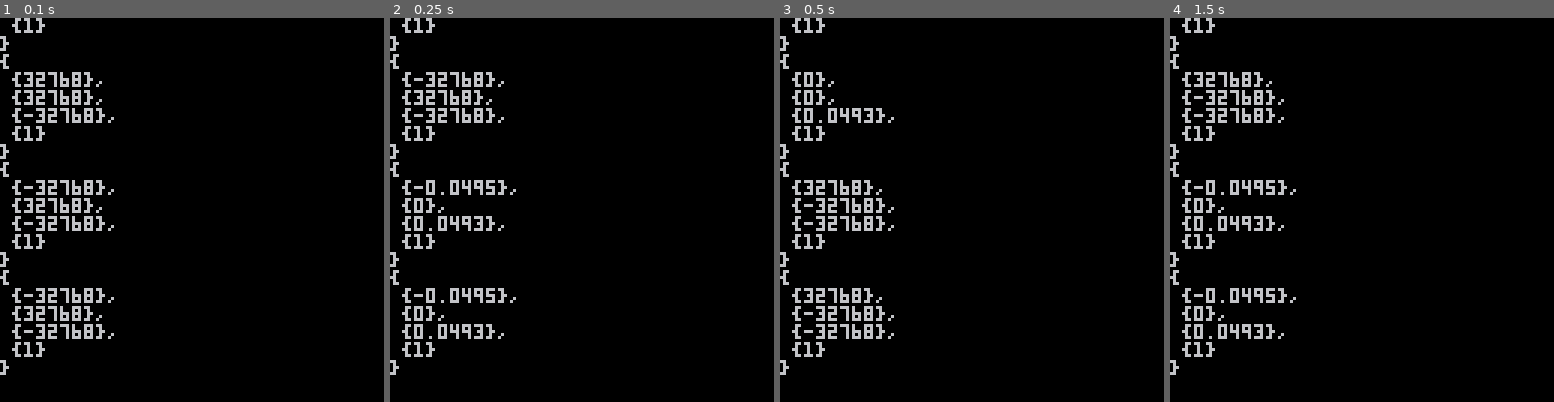
Above: before the commit, frames 1-4 (left to right).
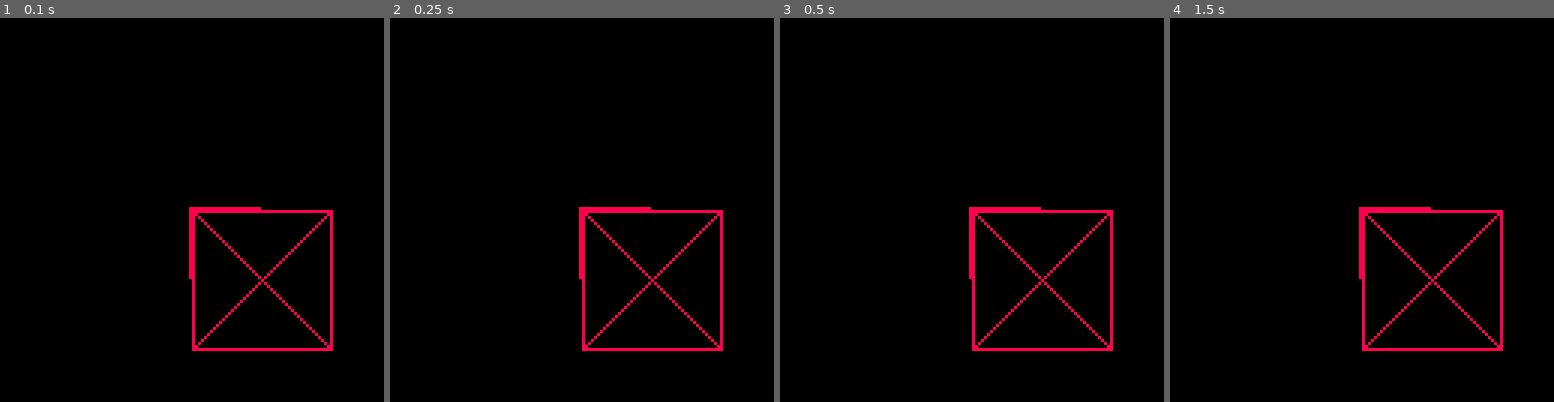
Above: after the commit, the same moments.

Repository: Alan-Cha/pico-8-3d-graphics-engine
Game: PICO-8 cartridge 3d-graphics.p8
Same seed, same stepped clock (60 frames per second), same inputs: the game is played once before the commit and once after it.
Inputs:
- Up to frame 1 (0.1 s): no input
- Up to frame 2 (0.25 s): no input
- Up to frame 3 (0.5 s): no input
- Up to frame 4 (1.5 s): no input

The runs differ from the first frame. In frame 1, 6.8% of the frame differs, in the area x 0-87%, y 0-93%; in frame 2, 6.4%; in frame 3, 6.3%; in frame 4, 6.4%.

Commit message:
Working perspective matrix

Diff:
--- a/3d-graphics.lua
+++ b/3d-graphics.lua
@@ -5,49 +5,51 @@
 
  perspective_matrix = create_perspective_matrix()
 
- cube = {
-  -- SOUTH
-		{ create_vector_matrix({ 0, 0, 0 }),    create_vector_matrix({ 0, 40, 0 }),    create_vector_matrix({ 40, 40, 0 }) },
-		{ create_vector_matrix({ 0, 0, 0 }),    create_vector_matrix({ 40, 40, 0 }),    create_vector_matrix({ 40, 0, 0 }) },
+ print_matrix(perspective_matrix)
 
-		-- EAST
-		{ create_vector_matrix({ 40, 0, 0 }),    create_vector_matrix({ 40, 40, 0 }),    create_vector_matrix({ 40, 40, 40 }) },
-		{ create_vector_matrix({ 40, 0, 0 }),    create_vector_matrix({ 40, 40, 40 }),    create_vector_matrix({ 40, 0, 40 }) },
+--  cube = {
+--   -- SOUTH
+-- 		{ create_vector_matrix({ 0, 0, 0 }),    create_vector_matrix({ 0, 1, 0 }),    create_vector_matrix({ 1, 1, 0 }) },
+-- 		{ create_vector_matrix({ 0, 0, 0 }),    create_vector_matrix({ 1, 1, 0 }),    create_vector_matrix({ 1, 0, 0 }) },
 
-		-- NORTH
-		{ create_vector_matrix({ 40, 0, 40 }),    create_vector_matrix({ 40, 40, 40 }),    create_vector_matrix({ 0, 40, 40 }) },
-		{ create_vector_matrix({ 40, 0, 40 }),    create_vector_matrix({ 0, 40, 40 }),    create_vector_matrix({ 0, 0, 40 }) },
+-- 		-- EAST
+-- 		{ create_vector_matrix({ 1, 0, 0 }),    create_vector_matrix({ 1, 1, 0 }),    create_vector_matrix({ 1, 1, 1 }) },
+-- 		{ create_vector_matrix({ 1, 0, 0 }),    create_vector_matrix({ 1, 1, 1 }),    create_vector_matrix({ 1, 0, 1 }) },
 
-		-- WEST
-		{ create_vector_matrix({ 0, 0, 40 }),    create_vector_matrix({ 0, 40, 40 }),    create_vector_matrix({ 0, 40, 0 }) },
-		{ create_vector_matrix({ 0, 0, 40 }),    create_vector_matrix({ 0, 40, 0 }),    create_vector_matrix({ 0, 0, 0 }) },
+-- 		-- NORTH
+-- 		{ create_vector_matrix({ 1, 0, 1 }),    create_vector_matrix({ 1, 1, 1 }),    create_vector_matrix({ 0, 1, 1 }) },
+-- 		{ create_vector_matrix({ 1, 0, 1 }),    create_vector_matrix({ 0, 1, 1 }),    create_vector_matrix({ 0, 0, 1 }) },
 
-		-- TOP
-		{ create_vector_matrix({ 0, 40, 0 }),    create_vector_matrix({ 0, 40, 40 }),    create_vector_matrix({ 40, 40, 40 }) },
-		{ create_vector_matrix({ 0, 40, 0 }),    create_vector_matrix({ 40, 40, 40 }),    create_vector_matrix({ 40, 40, 0 }) },
+-- 		-- WEST
+-- 		{ create_vector_matrix({ 0, 0, 1 }),    create_vector_matrix({ 0, 1, 1 }),    create_vector_matrix({ 0, 1, 0 }) },
+-- 		{ create_vector_matrix({ 0, 0, 1 }),    create_vector_matrix({ 0, 1, 0 }),    create_vector_matrix({ 0, 0, 0 }) },
 
-		-- BOTTOM
-		{ create_vector_matrix({ 40, 0, 40 }),    create_vector_matrix({ 0, 0, 40 }),    create_vector_matrix({ 0, 0, 0 }) },
-		{ create_vector_matrix({ 40, 0, 40 }),    create_vector_matrix({ 0, 0, 0 }),    create_vector_matrix({ 40, 0, 0 }) },
- }
+-- 		-- TOP
+-- 		{ create_vector_matrix({ 0, 1, 0 }),    create_vector_matrix({ 0, 1, 1 }),    create_vector_matrix({ 1, 1, 1 }) },
+-- 		{ create_vector_matrix({ 0, 1, 0 }),    create_vector_matrix({ 1, 1, 1 }),    create_vector_matrix({ 1, 1, 0 }) },
 
- for triangle in all(cube) do
-  -- print_matrix(triangle[0])
-  -- print(triangle)
+-- 		-- BOTTOM
+-- 		{ create_vector_matrix({ 1, 0, 1 }),    create_vector_matrix({ 0, 0, 1 }),    create_vector_matrix({ 0, 0, 0 }) },
+-- 		{ create_vector_matrix({ 1, 0, 1 }),    create_vector_matrix({ 0, 0, 0 }),    create_vector_matrix({ 1, 0, 0 }) },
+--  }
 
-  -- projected_triangle = multiply_matrices(perspective_matrix, triangle)
-  projected_triangle = {
-   homogenous_coordinate(multiply_matrices(perspective_matrix, triangle[1])),
-   homogenous_coordinate(multiply_matrices(perspective_matrix, triangle[2])),
-   homogenous_coordinate(multiply_matrices(perspective_matrix, triangle[3]))
-  }
+--  for triangle in all(cube) do
+--   -- print_matrix(triangle[0])
+--   -- print(triangle)
 
-  print_matrix(projected_triangle[1])
+--   -- projected_triangle = multiply_matrices(perspective_matrix, triangle)
+--   projected_triangle = {
+--    homogenous_coordinate(multiply_matrices(perspective_matrix, triangle[1])),
+--    homogenous_coordinate(multiply_matrices(perspective_matrix, triangle[2])),
+--    homogenous_coordinate(multiply_matrices(perspective_matrix, triangle[3]))
+--   }
 
-  -- draw_triangle(projected_triangle)
- end
- -- cls()
- -- draw_triangle( {create_vector_matrix({ 0, 0, 0 }),    create_vector_matrix({ 0, 40, 0 }),    create_vector_matrix({ 40, 40, 0 })} )
+--   print_matrix(projected_triangle[1])
+
+--   -- draw_triangle(projected_triangle)
+--  end
+--  -- cls()
+--  -- draw_triangle( {create_vector_matrix({ 0, 0, 0 }),    create_vector_matrix({ 0, 40, 0 }),    create_vector_matrix({ 40, 40, 0 })} )
 end
 
 
@@ -77,9 +79,9 @@
 
  perspective_matrix[1][1] = cotan_component
  perspective_matrix[2][2] = cotan_component
- perspective_matrix[3][3] = (far + near) / (far - near)
- perspective_matrix[3][4] = -1
- perspective_matrix[4][3] = 2 * far * near / (far - near)
+--  perspective_matrix[3][3] = (far + near) / (far - near)
+--  perspective_matrix[3][4] = -1
+--  perspective_matrix[4][3] = 2 * far * near / (far - near)
 
  return perspective_matrix
 end
--- a/3d-graphics.p8
+++ b/3d-graphics.p8
@@ -2,75 +2,55 @@
 version 18
 __lua__
 function _init()
- near = 10
- far = 1000
- fov = 0.25
+ near = 0.1
+ far = 100
+
+ -- Pico-8 idiosyncracy
+ fov = -0.3
 
  perspective_matrix = create_perspective_matrix()
 
  cube = {
   -- SOUTH
-		{ create_vector_matrix({ 0, 0, 0 }),    create_vector_matrix({ 0, 40, 0 }),    create_vector_matrix({ 40, 40, 0 }) },
-		{ create_vector_matrix({ 0, 0, 0 }),    create_vector_matrix({ 40, 40, 0 }),    create_vector_matrix({ 40, 0, 0 }) },
+		{ create_vector_matrix({ 0, 0, 0 }),    create_vector_matrix({ 0, 1, 0 }),    create_vector_matrix({ 1, 1, 0 }) },
+		{ create_vector_matrix({ 0, 0, 0 }),    create_vector_matrix({ 1, 1, 0 }),    create_vector_matrix({ 1, 0, 0 }) },
 
 		-- EAST
-		{ create_vector_matrix({ 40, 0, 0 }),    create_vector_matrix({ 40, 40, 0 }),    create_vector_matrix({ 40, 40, 40 }) },
-		{ create_vector_matrix({ 40, 0, 0 }),    create_vector_matrix({ 40, 40, 40 }),    create_vector_matrix({ 40, 0, 40 }) },
+		{ create_vector_matrix({ 1, 0, 0 }),    create_vector_matrix({ 1, 1, 0 }),    create_vector_matrix({ 1, 1, 1 }) },
+		{ create_vector_matrix({ 1, 0, 0 }),    create_vector_matrix({ 1, 1, 1 }),    create_vector_matrix({ 1, 0, 1 }) },
 
 		-- NORTH
-		{ create_vector_matrix({ 40, 0, 40 }),    create_vector_matrix({ 40, 40, 40 }),    create_vector_matrix({ 0, 40, 40 }) },
-		{ create_vector_matrix({ 40, 0, 40 }),    create_vector_matrix({ 0, 40, 40 }),    create_vector_matrix({ 0, 0, 40 }) },
+		{ create_vector_matrix({ 1, 0, 1 }),    create_vector_matrix({ 1, 1, 1 }),    create_vector_matrix({ 0, 1, 1 }) },
+		{ create_vector_matrix({ 1, 0, 1 }),    create_vector_matrix({ 0, 1, 1 }),    create_vector_matrix({ 0, 0, 1 }) },
 
 		-- WEST
-		{ create_vector_matrix({ 0, 0, 40 }),    create_vector_matrix({ 0, 40, 40 }),    create_vector_matrix({ 0, 40, 0 }) },
-		{ create_vector_matrix({ 0, 0, 40 }),    create_vector_matrix({ 0, 40, 0 }),    create_vector_matrix({ 0, 0, 0 }) },
+		{ create_vector_matrix({ 0, 0, 1 }),    create_vector_matrix({ 0, 1, 1 }),    create_vector_matrix({ 0, 1, 0 }) },
+		{ create_vector_matrix({ 0, 0, 1 }),    create_vector_matrix({ 0, 1, 0 }),    create_vector_matrix({ 0, 0, 0 }) },
 
 		-- TOP
-		{ create_vector_matrix({ 0, 40, 0 }),    create_vector_matrix({ 0, 40, 40 }),    create_vector_matrix({ 40, 40, 40 }) },
-		{ create_vector_matrix({ 0, 40, 0 }),    create_vector_matrix({ 40, 40, 40 }),    create_vector_matrix({ 40, 40, 0 }) },
+		{ create_vector_matrix({ 0, 1, 0 }),    create_vector_matrix({ 0, 1, 1 }),    create_vector_matrix({ 1, 1, 1 }) },
+		{ create_vector_matrix({ 0, 1, 0 }),    create_vector_matrix({ 1, 1, 1 }),    create_vector_matrix({ 1, 1, 0 }) },
 
 		-- BOTTOM
-		{ create_vector_matrix({ 40, 0, 40 }),    create_vector_matrix({ 0, 0, 40 }),    create_vector_matrix({ 0, 0, 0 }) },
-		{ create_vector_matrix({ 40, 0, 40 }),    create_vector_matrix({ 0, 0, 0 }),    create_vector_matrix({ 40, 0, 0 }) },
+		{ create_vector_matrix({ 1, 0, 1 }),    create_vector_matrix({ 0, 0, 1 }),    create_vector_matrix({ 0, 0, 0 }) },
+		{ create_vector_matrix({ 1, 0, 1 }),    create_vector_matrix({ 0, 0, 0 }),    create_vector_matrix({ 1, 0, 0 }) },
  }
+end
+
+
+function _draw()
+ cls()
 
  for triangle in all(cube) do
-  -- print_matrix(triangle[0])
-  -- print(triangle)
-
-  -- projected_triangle = multiply_matrices(perspective_matrix, triangle)
   projected_triangle = {
    homogenous_coordinate(multiply_matrices(perspective_matrix, triangle[1])),
    homogenous_coordinate(multiply_matrices(perspective_matrix, triangle[2])),
    homogenous_coordinate(multiply_matrices(perspective_matrix, triangle[3]))
   }
 
-  print_matrix(projected_triangle[1])
-
-  -- draw_triangle(projected_triangle)
- end
- -- cls()
- -- draw_triangle( {create_vector_matrix({ 0, 0, 0 }),    create_vector_matrix({ 0, 40, 0 }),    create_vector_matrix({ 40, 40, 0 })} )
-end
-
-
--- function _draw()
---  cls()
-
---  for triangle in all(cube) do
---   -- print_matrix(triangle[0])
---   -- print(triangle)
-
---   -- projected_triangle = multiply_matrices(perspective_matrix, triangle)
---   projected_triangle = {
---    homogenous_coordinate(multiply_matrices(perspective_matrix, triangle[1])),
---    homogenous_coordinate(multiply_matrices(perspective_matrix, triangle[2])),
---    homogenous_coordinate(multiply_matrices(perspective_matrix, triangle[3]))
---   }
-
---   draw_triangle(projected_triangle)
---  end
--- end
+  draw_triangle(projected_triangle)
+ end
+end
 
 
 function create_perspective_matrix()
@@ -80,14 +60,15 @@
 
  perspective_matrix[1][1] = cotan_component
  perspective_matrix[2][2] = cotan_component
- perspective_matrix[3][3] = (far + near) / (far - near)
- perspective_matrix[3][4] = -1
- perspective_matrix[4][3] = 2 * far * near / (far - near)
+ perspective_matrix[3][3] = (-near - far) / (near - far)
+ perspective_matrix[3][4] = (2 * far * near) / (near - far)
+ perspective_matrix[4][3] = 1
 
  return perspective_matrix
 end
 
 
+-- Helper function
 function tan(angle)
  return sin(angle) / cos(angle)
 end
@@ -96,10 +77,25 @@
 function draw_triangle(triangle)
  color(8)
 
- line(triangle[1][1][1] * 128, triangle[1][2][1] * 128, triangle[2][1][1] * 128, triangle[2][2][1] * 128)
- line(triangle[3][1][1] * 128, triangle[3][2][1] * 128)
- line(triangle[1][1][1] * 128, triangle[1][2][1] * 128)
-end
+ scale = 64
+
+ position_triangle(triangle)
+
+ line(triangle[1][1][1] * scale, triangle[1][2][1] * scale, triangle[2][1][1] * scale, triangle[2][2][1] * scale)
+ line(triangle[3][1][1] * scale, triangle[3][2][1] * scale)
+ line(triangle[1][1][1] * scale, triangle[1][2][1] * scale)
+end
+
+
+function position_triangle(triangle)
+ for vector in all(triangle) do
+  -- Because we are working with a vector, we only need to access the first element
+  for coordinate in all(vector) do
+   coordinate[1] += 1
+  end
+ end
+end
+
 
 -- Data types
 -- Matrix - nested tables such that the inner tables are all the same size
